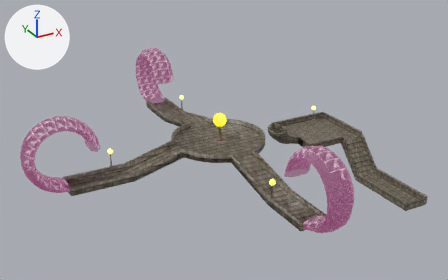
A saved change to the glTF model blender/loops.gltf.
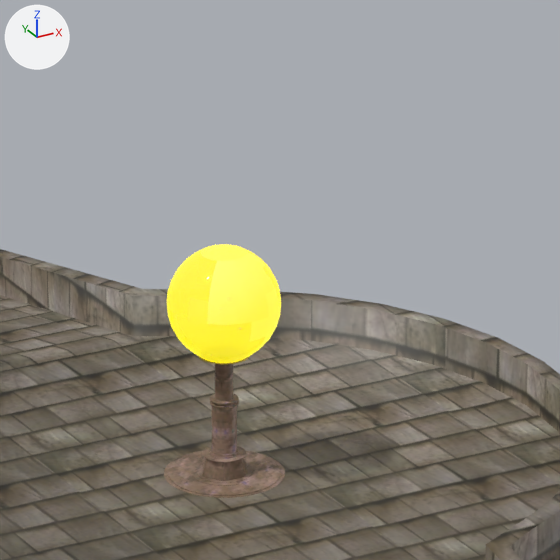
The first picture shows the older version from a 50 mm lens placed at (-175.7, -160.3, 123.4), pointed at (-60.0, 49.9, 18.2). The close-ups show both versions on the part from 43% to 58% of the width and 30% to 54% of the height of that picture; other places that the commit changed are outside them. Every picture has the same lights, and +X, +Y and +Z are marked at upper left.

Names of what the first close-up shows: 'Platform2-col', 'StrLmp1_Lamp.001-col', 'StrLmp1_Post.001-col'.
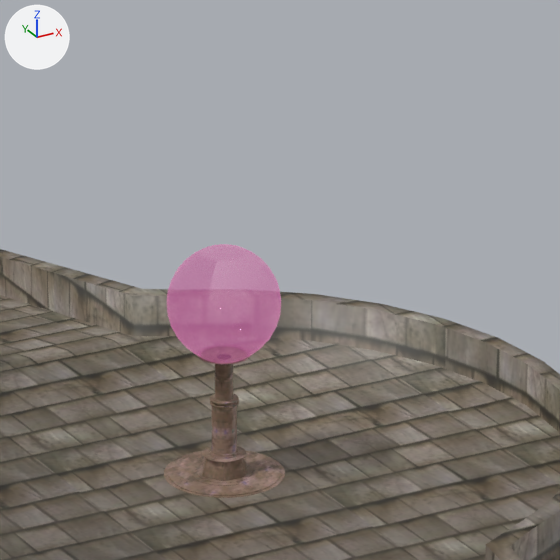
Where the change shows, as pixel boxes (x1, y1, x2, y2) in the close-ups (560 x 560 px):
'StrLmp1_Lamp.001-col', recoloured, surface changed: (167, 244, 281, 363) in both

What changed in the scene script:
```text
Change mat_material_006:
    where n0 = _N.new('ShaderNodeBsdfPrincipled'); n0.name = 'Principled BSDF'
    n0.inputs[27].default_value: (1.0, 0.863, 0.00152, 1.0) -> (0.44, 0.0887, 0.275, 1.0)  # 'Emission Color', yellow #ffef05 -> 'Emission Color', pink #b1548f
    where n2 = _N.new('ShaderNodeMath'); n2.name = 'Math'
    remove n2.inputs[1].default_value = 0.862  # 'Value'
```
